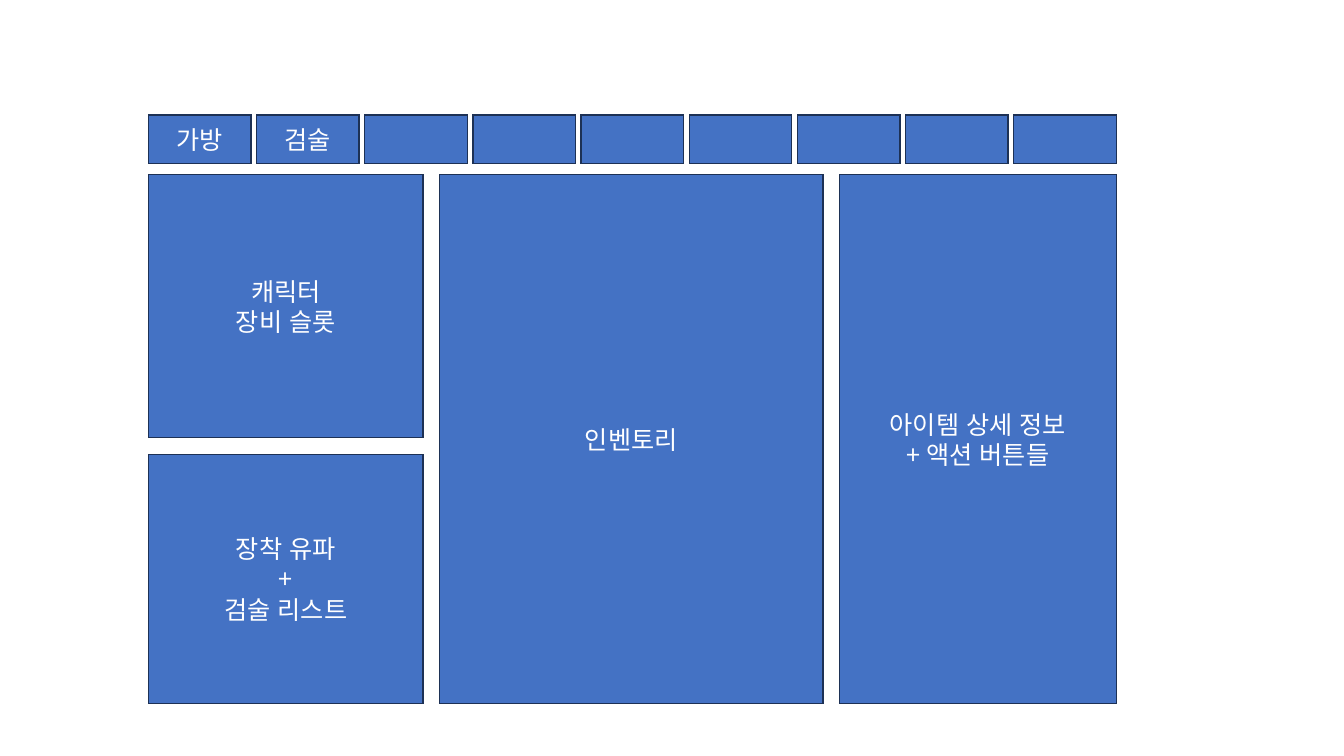
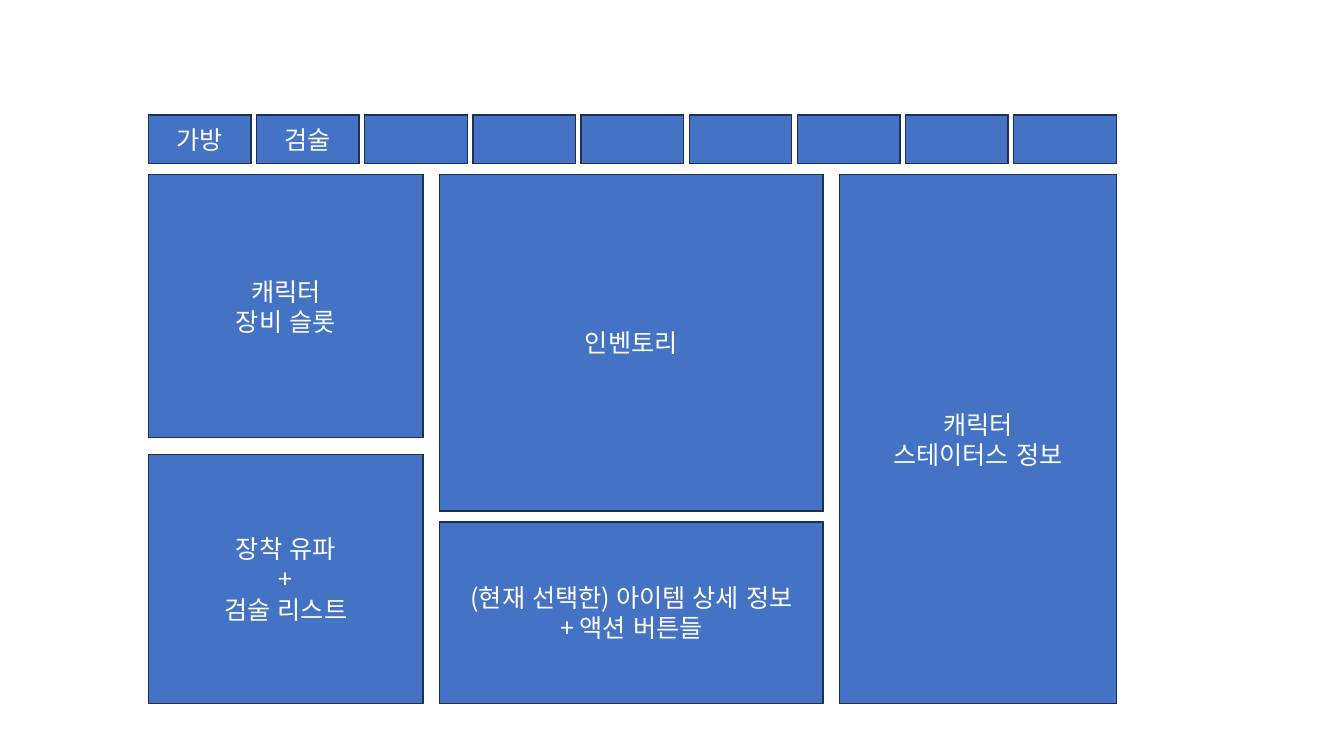
Before and after one commit to onzk777/BladeAction, a slide deck: slide 1 of Docs/Design/UI/UI기획_인벤토리.pptx. Drawn at 1344x756 pixels with LibreOffice and Linux fonts; fonts in the diff are those of the drawing. Boxes give left, top, right and bottom in pixels: in the first picture for what was removed or moved away, otherwise in the second. Text is boxed around its words. In the diff, an @@ line names an element or a change of style, - is before the commit and + after.

```diff
--- a/Docs/Design/UI/UI기획_인벤토리.pptx
+++ b/Docs/Design/UI/UI기획_인벤토리.pptx
@@ rectangle "인벤토리": place and size @@
-rectangle "인벤토리" at [440, 174, 823, 704]
+rectangle "인벤토리" at [440, 174, 823, 511]
@@ rectangle added at [840, 174, 1117, 704], fill #4472C4, outline #1E3256 1 pt, 18 pt, text #FFFFFF @@
+캐릭터
+스테이터스 정보
@@ rectangle "(현재 선택한) 아이템 상세 정보": place and size @@
-rectangle "(현재 선택한) 아이템 상세 정보" at [840, 174, 1117, 704]
+rectangle "(현재 선택한) 아이템 상세 정보" at [440, 522, 823, 704]
@@ text in rectangle at [470, 586, 792, 612]: text changed @@
-아이템 상세 정보
+(현재 선택한) 아이템 상세 정보
```
Also in this commit, not shown: 2 slides added, 1 slide removed, 57 other files.
